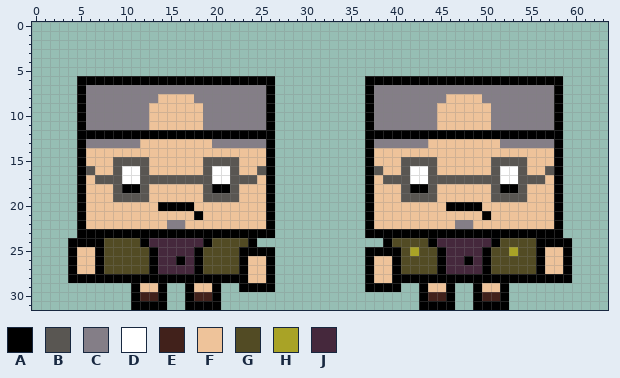
Edited in one commit: pixel-art sprite (libGDX/core/assets/prof/AttackUp-Sheet.png). Above is the file before it was changed.
The file is 64x32 pixels.
Palette (. is transparent): A #000000  B #595652  C #847e87  D #ffffff  E #41211b  F #eec39a  G #524b24  H #a9a326  J #45283c
Pixels before, first column x 4:
 6 .AAAAAAAAAAAAAAAAAAAAAA..........AAAAAAAAAAAAAAAAAAAAAA.
 7 .ACCCCCCCCCCCCCCCCCCCCA..........ACCCCCCCCCCCCCCCCCCCCA.
 8 .ACCCCCCCCFFFFCCCCCCCCA..........ACCCCCCCCFFFFCCCCCCCCA.
 9 .ACCCCCCCFFFFFFCCCCCCCA..........ACCCCCCCFFFFFFCCCCCCCA.
10 .ACCCCCCCFFFFFFCCCCCCCA..........ACCCCCCCFFFFFFCCCCCCCA.
11 .ACCCCCCCFFFFFFCCCCCCCA..........ACCCCCCCFFFFFFCCCCCCCA.
12 .AAAAAAAAAAAAAAAAAAAAAA..........AAAAAAAAAAAAAAAAAAAAAA.
13 .ACCCCCCFFFFFFFFCCCCCCA..........ACCCCCCFFFFFFFFCCCCCCA.
14 .AFFFFFFFFFFFFFFFFFFFFA..........AFFFFFFFFFFFFFFFFFFFFA.
15 .AFFFBBBBFFFFFFBBBBFFFA..........AFFFBBBBFFFFFFBBBBFFFA.
16 .ABFFBDDBFFFFFFBDDBFFBA..........ABFFBDDBFFFFFFBDDBFFBA.
17 .AFBBBDDBBBBBBBBDDBBBFA..........AFBBBDDBBBBBBBBDDBBBFA.
18 .AFFFBAABFFFFFFBAABFFFA..........AFFFBAABFFFFFFBAABFFFA.
19 .AFFFBBBBFFFFFFBBBBFFFA..........AFFFBBBBFFFFFFBBBBFFFA.
20 .AFFFFFFFFAAAAFFFFFFFFA..........AFFFFFFFFAAAAFFFFFFFFA.
21 .AFFFFFFFFFFFFAFFFFFFFA..........AFFFFFFFFFFFFAFFFFFFFA.
22 .AFFFFFFFFFCCFFFFFFFFFA..........AFFFFFFFFFCCFFFFFFFFFA.
23 .AAAAAAAAAAAAAAAAAAAAAA..........AAAAAAAAAAAAAAAAAAAAAA.
24 AAAAGGGGAJJJJJJAGGGGA..............AGGGGAJJJJJJAGGGGAAAA
25 AFFAGGGGGAJJJJAGGGGAAAA..........AAAAGHGGAJJJJAGGHGGAFFA
26 AFFAGGGGGAJJAJAGGGGAFFA..........AFFAGGGGAJJAJAGGGGGAFFA
27 AFFAGGGGGAJJJJAGGGGAFFA..........AFFAGGGGAJJJJAGGGGGAFFA
28 AAAAAAAAAAAAAAAAAAAAFFA..........AFFAAAAAAAAAAAAAAAAAAAA
29 .......AFFA..AFFA..AAAA..........AAAA..AFFA..AFFA.......
30 .......AEEA..AEEA......................AEEA..AEEA.......
31 .......AAAA..AAAA......................AAAA..AAAA.......
Now the later version:
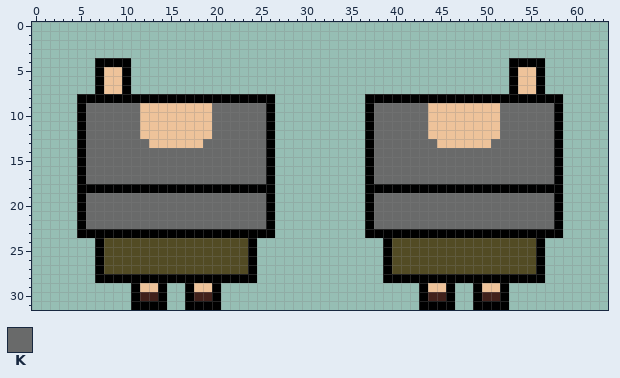
Colours new in this view: K #696a6a
Diff:
Changed rows in their new state; - is an unchanged pixel.
first column x 4:
 4 ---AAAA------------------------------------------AAAA---
 5 ---AFFA------------------------------------------AFFA---
 6 -..-FF-................----------................-FF-..-
 7 -..AFFA................----------................AFFA..-
 8 --AAAAAAAAAAAAAAAAAAAA------------AAAAAAAAAAAAAAAAAAAA--
 9 --KKKKKKF------FKKKKKK------------KKKKKKF------FKKKKKK--
10 --KKKKKKF------FKKKKKK------------KKKKKKF------FKKKKKK--
11 --KKKKKKF------FKKKKKK------------KKKKKKF------FKKKKKK--
12 --KKKKKKFFFFFFFFKKKKKK------------KKKKKKFFFFFFFFKKKKKK--
13 --KKKKKKK------KKKKKKK------------KKKKKKK------KKKKKKK--
14 --KKKKKKKKKKKKKKKKKKKK------------KKKKKKKKKKKKKKKKKKKK--
15 --KKKKKKKKKKKKKKKKKKKK------------KKKKKKKKKKKKKKKKKKKK--
16 --KKKKKKKKKKKKKKKKKKKK------------KKKKKKKKKKKKKKKKKKKK--
17 --KKKKKKKKKKKKKKKKKKKK------------KKKKKKKKKKKKKKKKKKKK--
18 --AAAA--AAAAAAAA--AAAA------------AAAA--AAAAAAAA--AAAA--
19 --KKKKKKKKKKKKKKKKKKKK------------KKKKKKKKKKKKKKKKKKKK--
20 --KKKKKKKKKKKKKKKKKKKK------------KKKKKKKKKKKKKKKKKKKK--
21 --KKKKKKKKKKKKKKKKKKKK------------KKKKKKKKKKKKKKKKKKKK--
22 --KKKKKKKKKKKKKKKKKKKK------------KKKKKKKKKKKKKKKKKKKK--
24 ...-----GGGGGGGG------------------------GGGGGGGG-----...
25 ...------GGGGGG----G-..----------..-G-G--GGGGGG--G---...
26 ...------GGGGGG----GA..----------..AG----GGGGGG------...
27 ...------GGGGGG----GA..----------..AG----GGGGGG------...
28 ...-----------------A..----------..A-----------------...
29 -------------------....----------....-------------------
Boxes around the changes in both pictures, in picture pixels (x1, y1, x2, y2):
changed: (68, 58, 275, 292)
changed: (365, 58, 572, 292)
